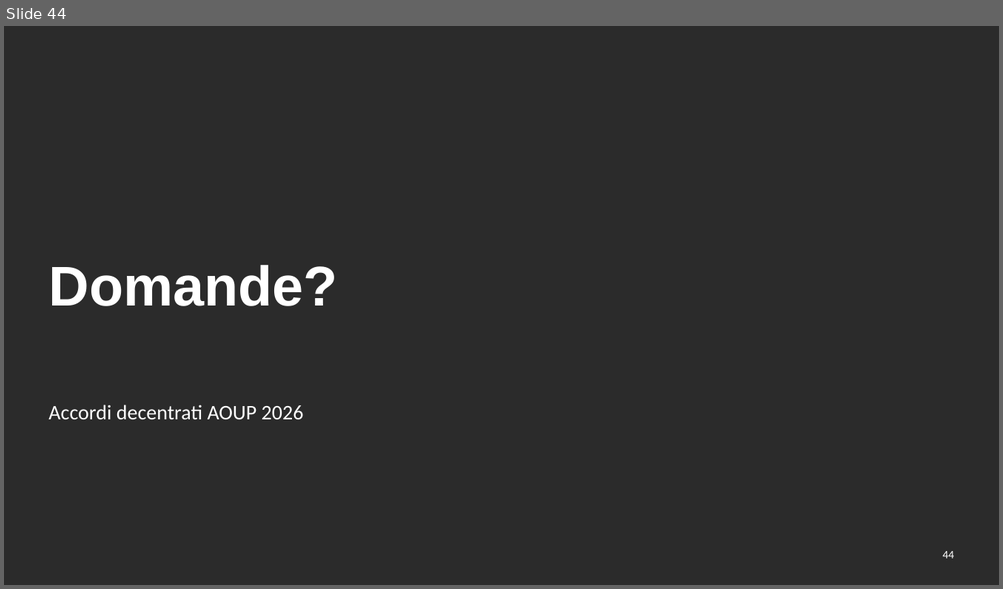
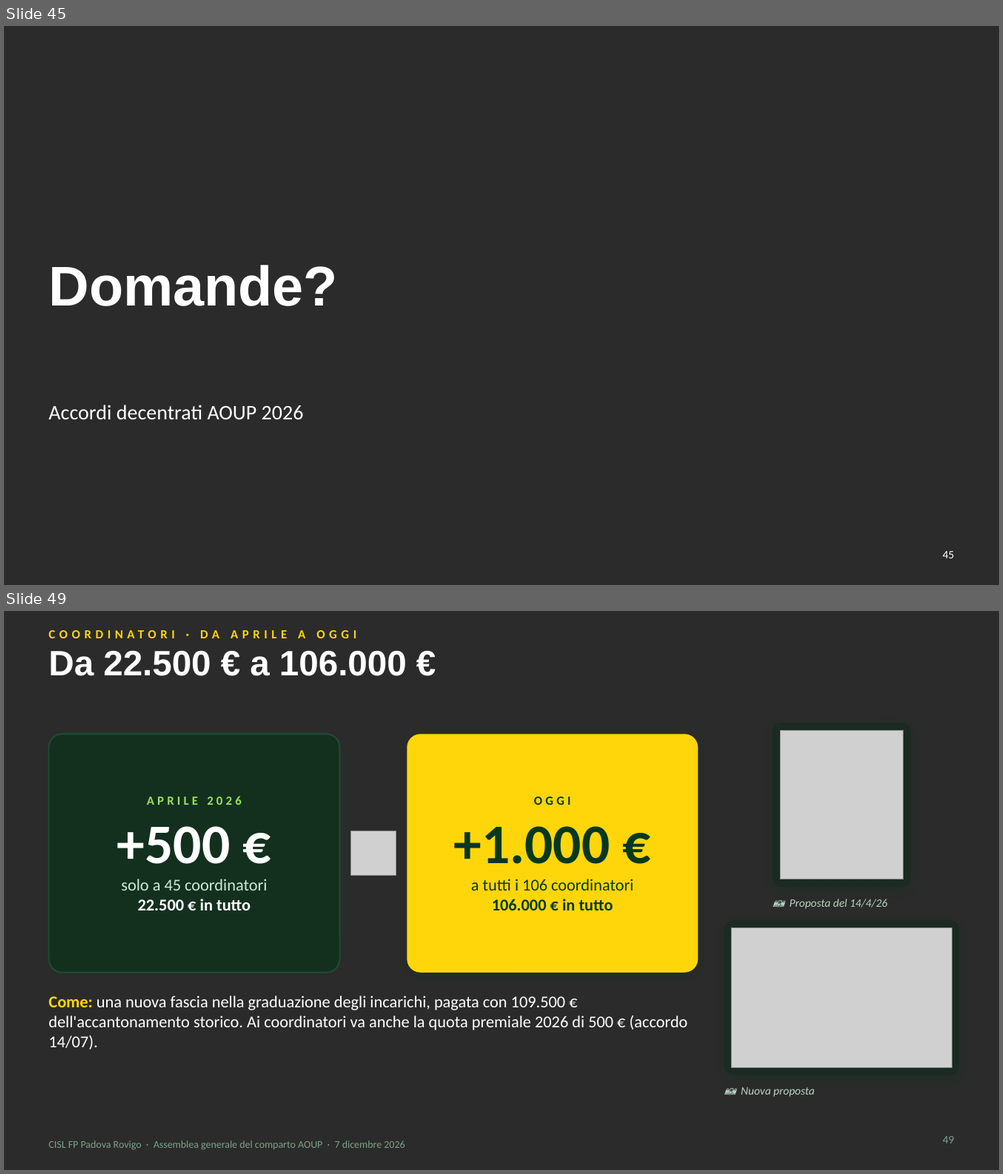
Before and after one commit to aki1806-droid/Prove, a slide deck: produzione/assemblea-2026-12-07/slide/assemblea-2026-12-07.pptx. Shown one above the other, each under a label of ours: slide 44 before the commit, slides 45 and 49 after it; the slides between them are not shown. The pictures are 1003x589 and 1003x1174 pixels, drawn with LibreOffice and Linux fonts; fonts in the diff are those of the drawing; grey boxes stand for pictures; background and template pictures are left out; a plain dark background stands for a picture behind light text. Boxes give left, top, right and bottom in pixels: in the first picture for what was removed or moved away, otherwise in the second. Text is boxed around its words. In the diff, an @@ line names an element or a change of style, - is before the commit and + after.

```diff
--- a/produzione/assemblea-2026-12-07/slide/assemblea-2026-12-07.pptx
+++ b/produzione/assemblea-2026-12-07/slide/assemblea-2026-12-07.pptx
@@ slide 49 added at (4,611,999,1170), background picture (left out) @@
@@ text added at (200,630,238,638), 12 pt, text #FFD60A, bold @@
+COORDINATORI · DA APRILE A OGGI
@@ title added at (48,650,407,676), 34 pt, text #FFFFFF, bold @@
+Da 22.500 € a 106.000 €
@@ rounded rectangle added at (48,734,340,973), fill #13301F, outline #1F4A31 1.5 pt @@
@@ rounded rectangle added at (407,734,698,973), fill #FFD60A @@
@@ rounded rectangle added at (772,723,910,887), fill #1B2A22 @@
@@ picture added at (780,730,903,880) @@
@@ text added at (117,796,267,911), 16 pt, text #FFFFFF, bold @@
+APRILE 2026
++500 €
+solo a 45 coordinatori
+22.500 € in tutto
@@ text added at (454,797,633,911), 16 pt, text #06381F, bold @@
+OGGI
++1.000 €
+a tutti i 106 coordinatori
+106.000 € in tutto
@@ picture added at (351,831,395,876) @@
@@ text added at (789,899,887,909), 11 pt, text #B9D3C3, italic @@
+📷 Proposta del 14/4/26
@@ rounded rectangle added at (724,920,959,1076), fill #1B2A22 @@
@@ picture added at (731,928,951,1068) @@
@@ text added at (48,996,688,1050), 16 pt, text #FFFFFF @@
+Come: una nuova fascia nella graduazione degli incarichi, pagata con 109.500 € dell'accantonamento storico. Ai coordinatori va anche la quota premiale 2026 di 500 € (accordo 14/07).
@@ text added at (740,1088,814,1097), 11 pt, text #B9D3C3, italic @@
+📷 Nuova proposta
@@ text added at (48,1141,404,1150), 10 pt, text #7FA08C @@
+CISL FP Padova Rovigo · Assemblea generale del comparto AOUP · 7 dicembre 2026
@@ page number added at (942,1136,954,1144), 11 pt, text #7FA08C @@
+49
@@ what was slide 44 is now slide 45 @@
@@ page number at (942,551,954,559): text changed @@
-44
+45
```
Also in this commit, not shown: 12 other slides added, 39 other files.
